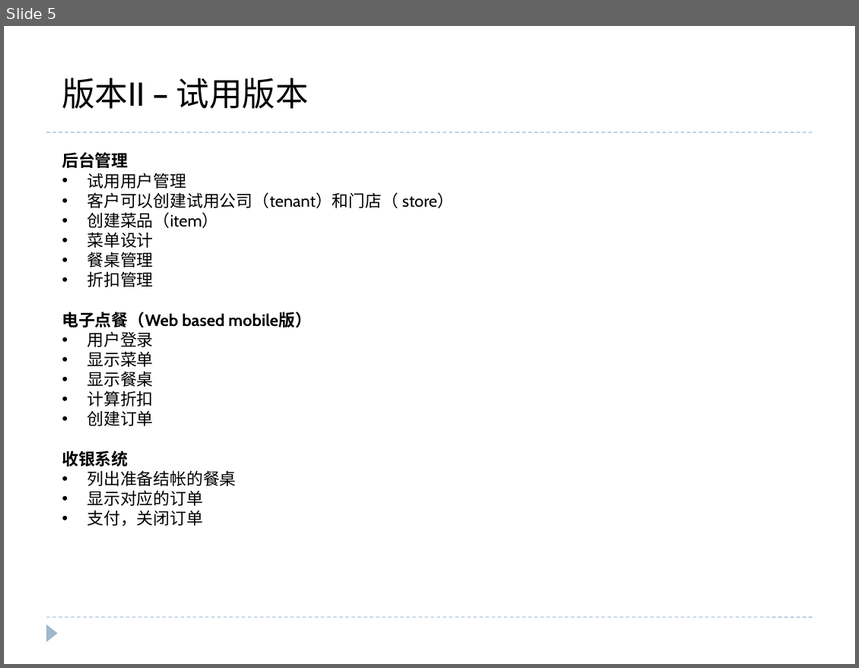
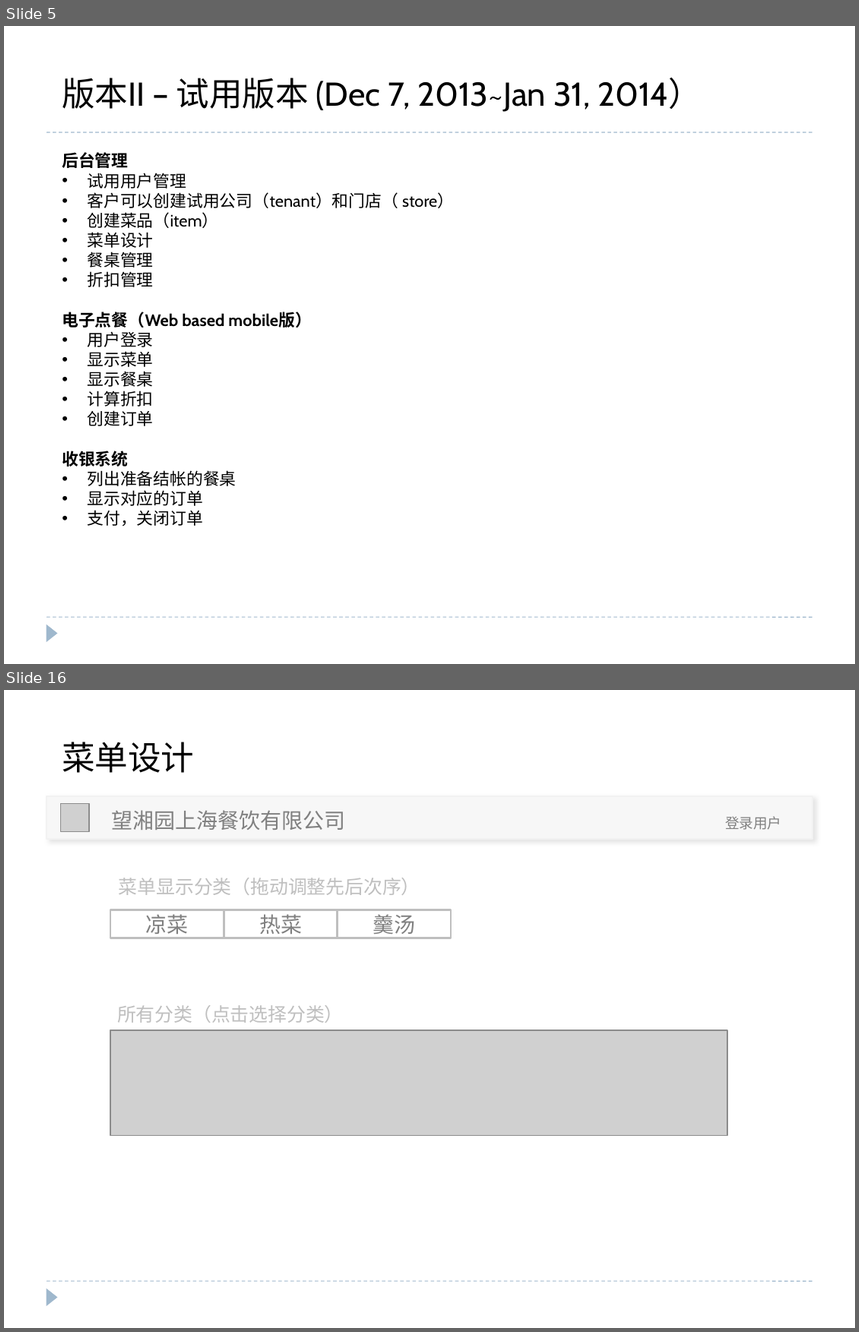
Before and after one commit to sala223/DelicacyFusion, a slide deck: modules/android/android-client/doc/Overview.pptx. Shown one above the other, each under a label of ours: slide 5 before the commit, slides 5 and 16 after it; the slides between them are not shown. The pictures are 859x668 and 859x1332 pixels, drawn with LibreOffice and Linux fonts; fonts in the diff are those of the drawing; grey boxes stand for pictures. Boxes give left, top, right and bottom in pixels: in the first picture for what was removed or moved away, otherwise in the second. Text is boxed around its words. In the diff, an @@ line names an element or a change of style, - is before the commit and + after.

```diff
--- a/modules/android/android-client/doc/Overview.pptx
+++ b/modules/android/android-client/doc/Overview.pptx
@@ slide 16 added at bbox=[4, 690, 855, 1328], background #FFFFFF; not listed: 3 template elements that a slide beside it also shows @@
@@ text added at bbox=[62, 742, 194, 773], 28 pt, text #000000 @@
+菜单设计
@@ rectangle added at bbox=[47, 796, 813, 839], fill #F7F7F7, outline #F2F2F2 1.5 pt @@
@@ picture added at bbox=[61, 803, 89, 832] @@
@@ text added at bbox=[112, 810, 346, 830], 18 pt, text #808080 @@
+望湘园上海餐饮有限公司
@@ text added at bbox=[725, 816, 782, 830], 12 pt, text #808080 @@
+登录用户
@@ text added at bbox=[119, 878, 420, 895], 16 pt, text #BFBFBF @@
+菜单显示分类（拖动调整先后次序）
@@ rectangle added at bbox=[110, 910, 224, 938], outline #BFBFBF 1.5 pt, 18 pt, text #808080 @@
+凉菜
@@ rectangle added at bbox=[224, 910, 337, 938], outline #BFBFBF 1.5 pt, 18 pt, text #808080 @@
+热菜
@@ rectangle added at bbox=[338, 910, 451, 938], outline #BFBFBF 1.5 pt, 18 pt, text #808080 @@
+羹汤
@@ text added at bbox=[117, 1005, 344, 1023], 16 pt, text #BFBFBF @@
+所有分类（点击选择分类）
@@ picture added at bbox=[110, 1030, 728, 1136] @@
@@ slide 5 changed as well @@
@@ text at bbox=[62, 78, 702, 112]: text changed @@
-版本II – 试用版本
+版本II – 试用版本 (Dec 7, 2013~Jan 31, 2014）
```
Also in this commit, not shown: 3 other slides changed, 15 other slides added, 1 slide removed, 10 other files.
